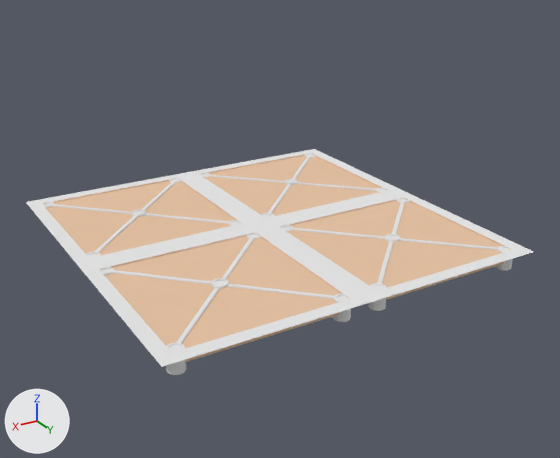
A saved change to the Blender file blendfiles/Deko_Objekte/floor_tile.blend.
Rendered twice from a 50 mm lens placed at (9.49, 16.82, 8.16), pointed at (-0.42, 0.3, -0.1). Arrows for +X, +Y and +Z are at lower left; the lights stay in place.
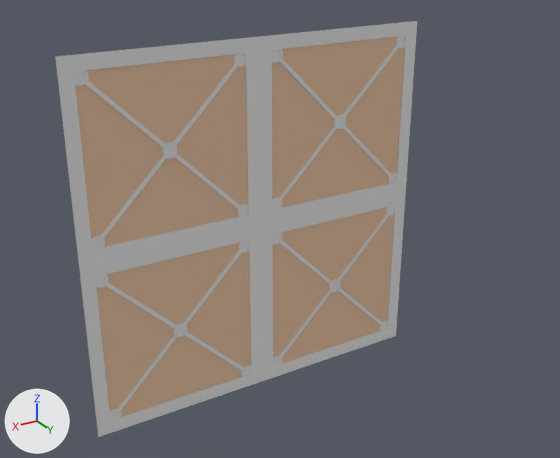
What changed in the scene script:
```text
Change me_plane:
    used by ob_plane; location = (0.0, 0.0, 0.0); scale = (5.0, 5.0, 1.0)
    remove me_plane.from_pydata(...)  # 376 vertices, 321 faces; spans x 0.0..1.0, y 0.0..1.0, z -0.503..0.028
    add me_plane.from_pydata(...)  # 1497 vertices, 1284 faces; spans x -5.0..5.0, y -0.503..0.028, z -5.0..5.0
    me_plane part 1: the loose piece of 144 vertices spanning x 0.059..0.942, y 0.059..0.941, z -0.503..-0.003 is multiplied about the mesh origin by the matrix ((5.0, 0.0, 0.0), (0.0, 0.0, 1.0), (0.0, -5.0, 0.0))
    me_plane part 2: the loose piece of 144 vertices spanning x 0.059..0.942, y 0.058..0.941, z -0.503..-0.003 is multiplied about the mesh origin by the matrix ((5.0, 0.0, 0.0), (0.0, 0.0, 1.0), (0.0, -5.0, 0.0))
    me_plane part 3: the loose piece of 72 vertices spanning x 0.46..0.54, y 0.46..0.54, z -0.472..0.028 is multiplied about the mesh origin by the matrix ((5.0, 0.0, 0.0), (0.0, 0.0, 1.0), (0.0, -5.0, 0.0))
    me_plane part 4: the loose piece of 144 vertices spanning x 0.059..0.942, y 0.059..0.941, z -0.503..-0.003 is copied, and the copy is multiplied about the mesh origin by the matrix ((-5.0, 0.0, 0.0), (0.0, 0.0, 1.0), (0.0, -5.0, 0.0)); it spans x -4.709..-0.294, y -0.503..-0.003, z -4.707..-0.297
    me_plane part 5: the loose piece of 144 vertices spanning x 0.059..0.942, y 0.058..0.941, z -0.503..-0.003 is copied, and the copy is multiplied about the mesh origin by the matrix ((-5.0, 0.0, 0.0), (0.0, 0.0, 1.0), (0.0, -5.0, 0.0)); it spans x -4.709..-0.294, y -0.503..-0.003, z -4.707..-0.29
    me_plane part 6: the loose piece of 72 vertices spanning x 0.46..0.54, y 0.46..0.54, z -0.472..0.028 is copied, and the copy is multiplied about the mesh origin by the matrix ((-5.0, 0.0, 0.0), (0.0, 0.0, 1.0), (0.0, -5.0, 0.0)); it spans x -2.702..-2.302, y -0.472..0.028, z -2.7..-2.3
    me_plane part 7: the loose piece of 144 vertices spanning x 0.059..0.942, y 0.059..0.941, z -0.503..-0.003 is copied, and the copy is multiplied about the mesh origin by the matrix ((5.0, 0.0, 0.0), (0.0, 0.0, 1.0), (0.0, 5.0, 0.0)); it spans x 0.294..4.709, y -0.503..-0.003, z 0.297..4.707
    me_plane part 8: the loose piece of 144 vertices spanning x 0.059..0.942, y 0.058..0.941, z -0.503..-0.003 is copied, and the copy is multiplied about the mesh origin by the matrix ((5.0, 0.0, 0.0), (0.0, 0.0, 1.0), (0.0, 5.0, 0.0)); it spans x 0.294..4.709, y -0.503..-0.003, z 0.29..4.707
    me_plane part 9: the loose piece of 72 vertices spanning x 0.46..0.54, y 0.46..0.54, z -0.472..0.028 is copied, and the copy is multiplied about the mesh origin by the matrix ((5.0, 0.0, 0.0), (0.0, 0.0, 1.0), (0.0, 5.0, 0.0)); it spans x 2.302..2.702, y -0.472..0.028, z 2.3..2.7
    me_plane part 10: the loose piece of 144 vertices spanning x 0.059..0.942, y 0.059..0.941, z -0.503..-0.003 is copied, and the copy is multiplied about the mesh origin by the matrix ((-5.0, 0.0, 0.0), (0.0, 0.0, 1.0), (0.0, 5.0, 0.0)); it spans x -4.709..-0.294, y -0.503..-0.003, z 0.297..4.707
    me_plane part 11: the loose piece of 144 vertices spanning x 0.059..0.942, y 0.058..0.941, z -0.503..-0.003 is copied, and the copy is multiplied about the mesh origin by the matrix ((-5.0, 0.0, 0.0), (0.0, 0.0, 1.0), (0.0, 5.0, 0.0)); it spans x -4.709..-0.294, y -0.503..-0.003, z 0.29..4.707
    me_plane part 12: the loose piece of 72 vertices spanning x 0.46..0.54, y 0.46..0.54, z -0.472..0.028 is copied, and the copy is multiplied about the mesh origin by the matrix ((-5.0, 0.0, 0.0), (0.0, 0.0, 1.0), (0.0, 5.0, 0.0)); it spans x -2.702..-2.302, y -0.472..0.028, z 2.3..2.7
    me_plane part 13: the loose piece of 4 vertices spanning x 0.073..0.927, y 0.073..0.927, z -0.031 is deleted
    me_plane part 14: 11 vertices removed from x 0.0..1.0, y 0.0..1.0, z -0.312..0.0; 56 vertices added at x -5.0..5.0, y -0.312..0.0, z -5.0..5.0
Change ob_plane:
    ob_plane.scale: (5.0, 5.0, 1.0) -> (1.0, 1.0, 1.0)
    remove _m = ob_plane.modifiers.new('Mirror', 'MIRROR')
    remove _m.use_axis = (True, True, False)
```

Where the change shows, as pixel boxes [x1, y1, x2, y2] in the pictures (560 x 458 px; the box of a moved part takes in the faces that stretch with it):
'Plane', reshaped, rescaled, modifiers changed (29% narrower, 84% taller)
    before: [26, 149, 534, 375]
    after: [55, 21, 417, 437]
part 1 of me_plane, moved or reshaped
    before: [42, 153, 513, 375]
    after: [110, 240, 249, 421]
part 2 of me_plane, moved or reshaped
    before: [86, 173, 410, 322]
    after: [95, 274, 251, 377]
part 3 of me_plane, moved or reshaped
    before: [132, 179, 400, 289]
    after: [173, 323, 188, 337]
part 4 of me_plane, added
    after: [273, 233, 388, 331]
part 5 of me_plane, added
    after: [273, 206, 395, 367]
part 6 of me_plane, added
    after: [329, 279, 341, 292]
part 7 of me_plane, added
    after: [74, 71, 249, 217]
part 8 of me_plane, added
    after: [91, 53, 246, 250]
part 9 of me_plane, added
    after: [162, 142, 178, 159]
part 10 of me_plane, added
    after: [272, 36, 406, 210]
part 11 of me_plane, added
    after: [272, 49, 397, 184]
part 12 of me_plane, added
    after: [333, 115, 346, 129]
part 13 of me_plane, deleted (beige)
    before: [46, 156, 502, 348]
part 14 of me_plane, built on
    before: [26, 149, 534, 367]
    after: [55, 21, 417, 437]
